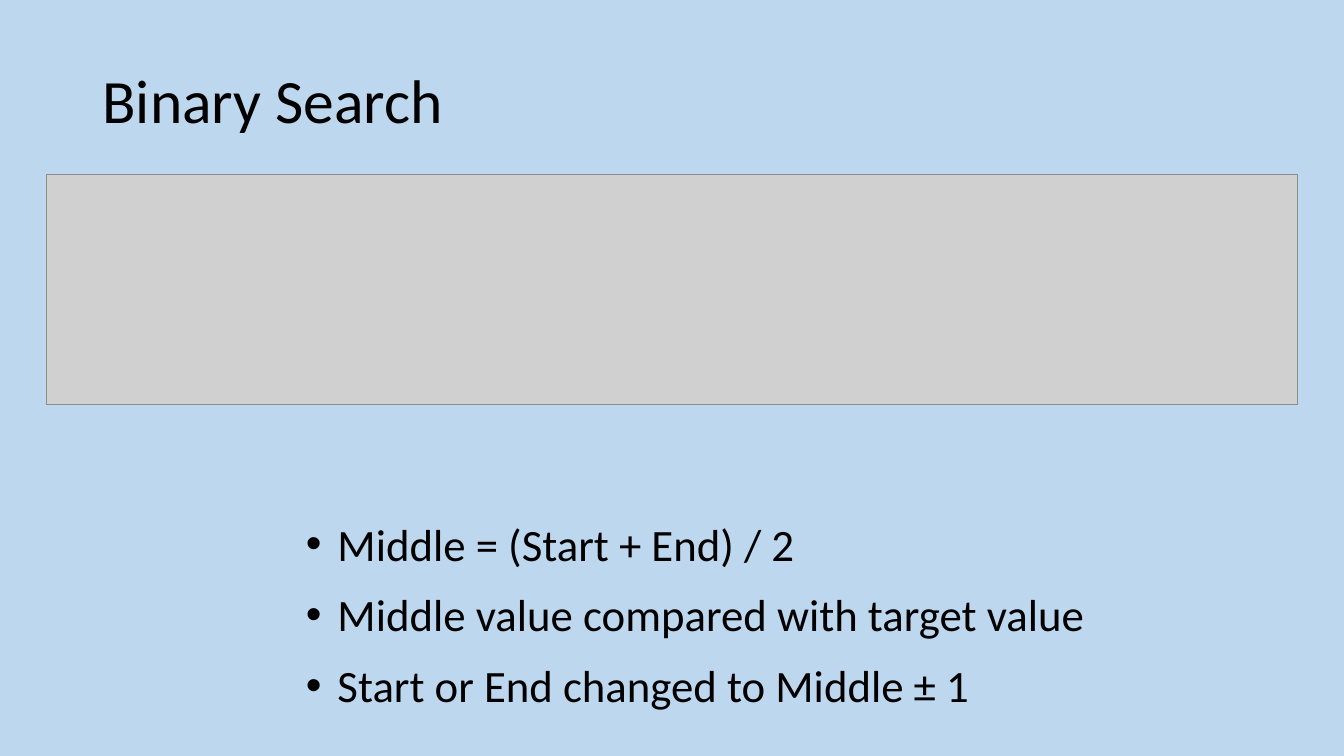
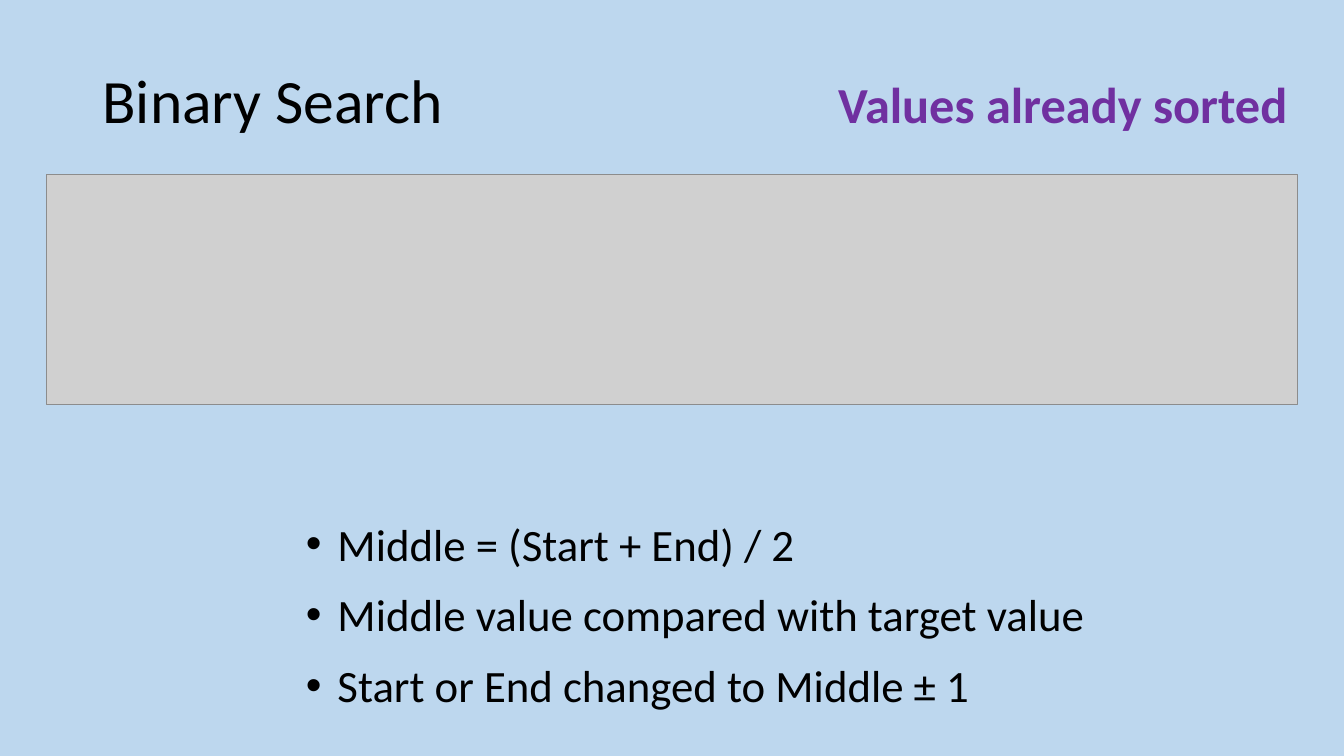
Before and after one commit to MrFriendCS/MrFriendCS.github.io, a slide deck: slide 45 of ah-cs/sdd/AH CS SDD Slides.pptx (slide 43 before the commit). Drawn at 1344x756 pixels with LibreOffice and Linux fonts; fonts in the diff are those of the drawing; grey boxes stand for pictures. Boxes give left, top, right and bottom in pixels: in the first picture for what was removed or moved away, otherwise in the second. Text is boxed around its words. In the diff, an @@ line names an element or a change of style, - is before the commit and + after.

```diff
--- a/ah-cs/sdd/AH CS SDD Slides.pptx
+++ b/ah-cs/sdd/AH CS SDD Slides.pptx
@@ text added at box(838, 87, 1287, 131), 36 pt, text #7030A0, bold @@
+Values already sorted
```
Also in this commit, not shown: 9 other slides changed, 2 slides added.
